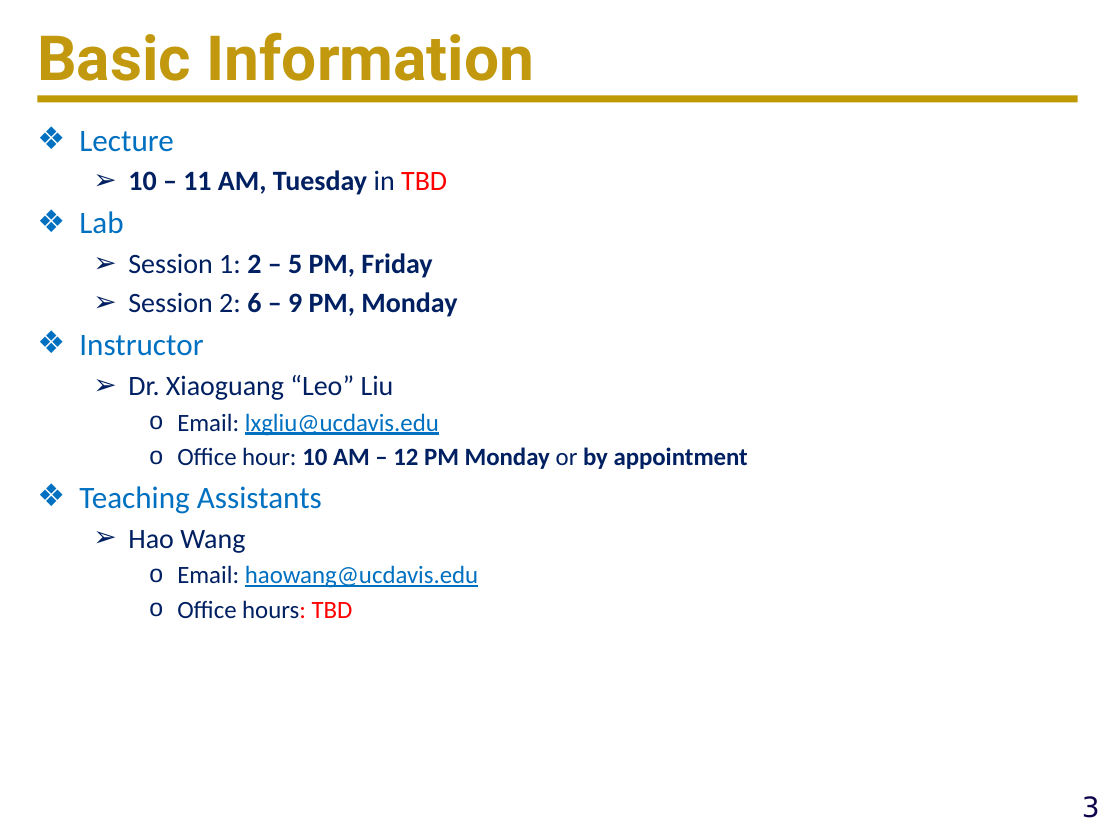
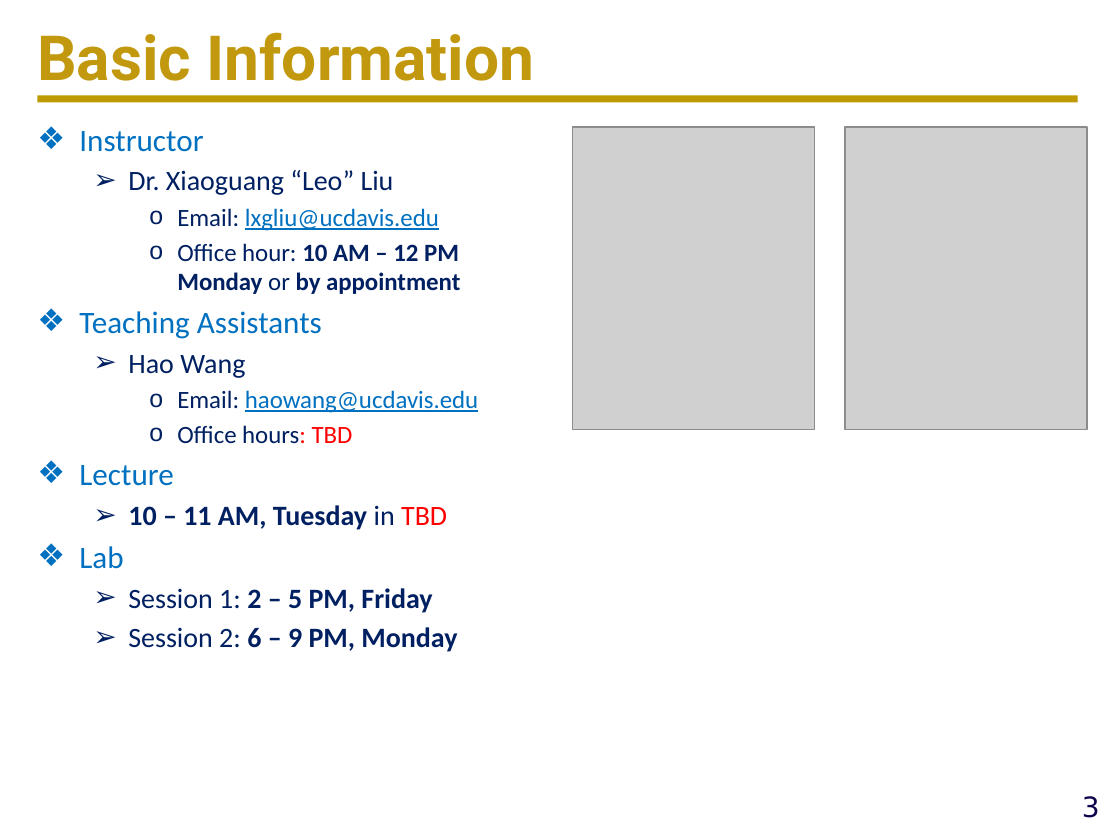
Before and after one commit to ucdart/UCD-EEC134, a slide deck: slide 3 of lectures/lec0/Lec0-CourseMechanisms.pptx. Drawn at 1120x840 pixels with LibreOffice and Linux fonts; fonts in the diff are those of the drawing; grey boxes stand for pictures; background and template pictures are left out. Boxes give left, top, right and bottom in pixels: in the first picture for what was removed or moved away, otherwise in the second. Text is boxed around its words. In the diff, an @@ line names an element or a change of style, - is before the commit and + after.

```diff
--- a/lectures/lec0/Lec0-CourseMechanisms.pptx
+++ b/lectures/lec0/Lec0-CourseMechanisms.pptx
@@ text at [79,131,457,317]: paragraphs removed @@
-❖ Lecture
-  ➢ 10 – 11 AM, Tuesday in TBD
-❖ Lab
-  ➢ Session 1: 2 – 5 PM, Friday
-  ➢ Session 2: 6 – 9 PM, Monday
@@ picture added at [573,127,815,429] @@
@@ picture added at [844,127,1086,429] @@
@@ text at [79,465,457,652]: paragraphs added @@
+❖ Lecture
+  ➢ 10 – 11 AM, Tuesday in TBD
+❖ Lab
+  ➢ Session 1: 2 – 5 PM, Friday
+  ➢ Session 2: 6 – 9 PM, Monday
```
Also in this commit, not shown: 7 other slides changed, 5 slides added, 4 other files.
